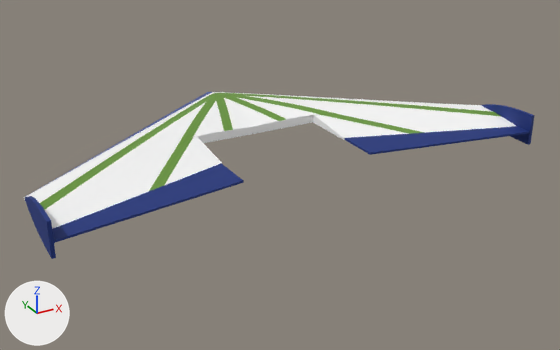
Renders of the Blender file Art/Aircraft/Wing/Wing.blend from each side of a commit.
Rendered twice from a 50 mm camera at (-0.522, -1.052, 0.421) aimed at (0.018, -0.07, -0.07). Arrows for +X, +Y and +Z are at lower left; the lights stay in place.

In view in the first picture: 'LeftElevon', 'RightElevon', 'Wing', 'WingTips'.
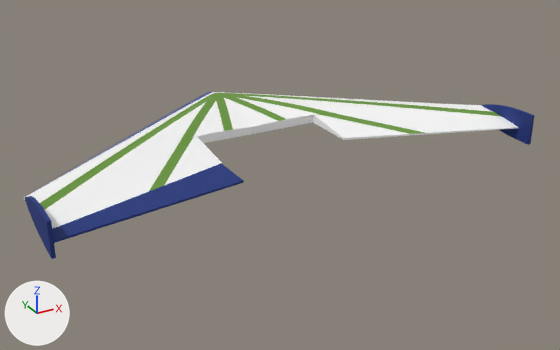
The change, as a list of edits to the scene's bpy script:
```text
Remove ob_rightelevon:
    ob_rightelevon = bpy.data.objects.new('RightElevon', me_plane_002)
    ob_rightelevon.location = (0.0, 0.0, -0.009)
    _m = ob_rightelevon.modifiers.new('Solidify', 'SOLIDIFY')
    _m.thickness = 0.003
    _m.offset = 0.0
```

What differs and where, as boxes [x1, y1, x2, y2] in the pictures (560 x 350 px):
'RightElevon', deleted (blue): before [345, 126, 529, 155]
